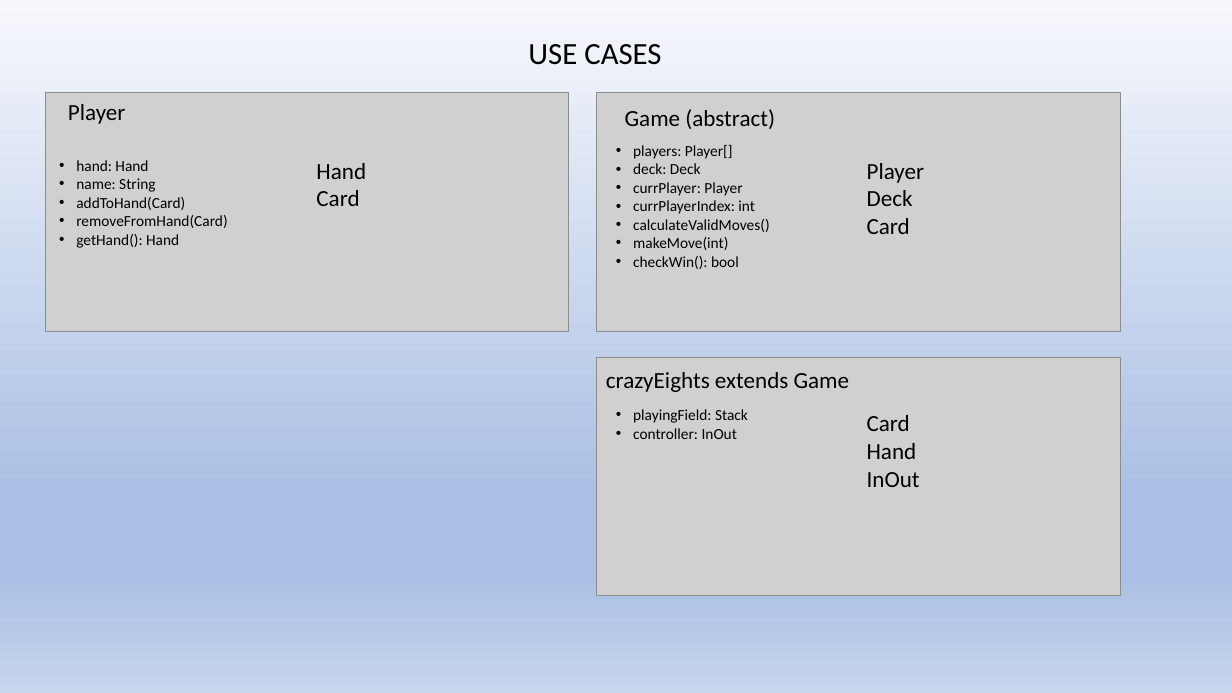
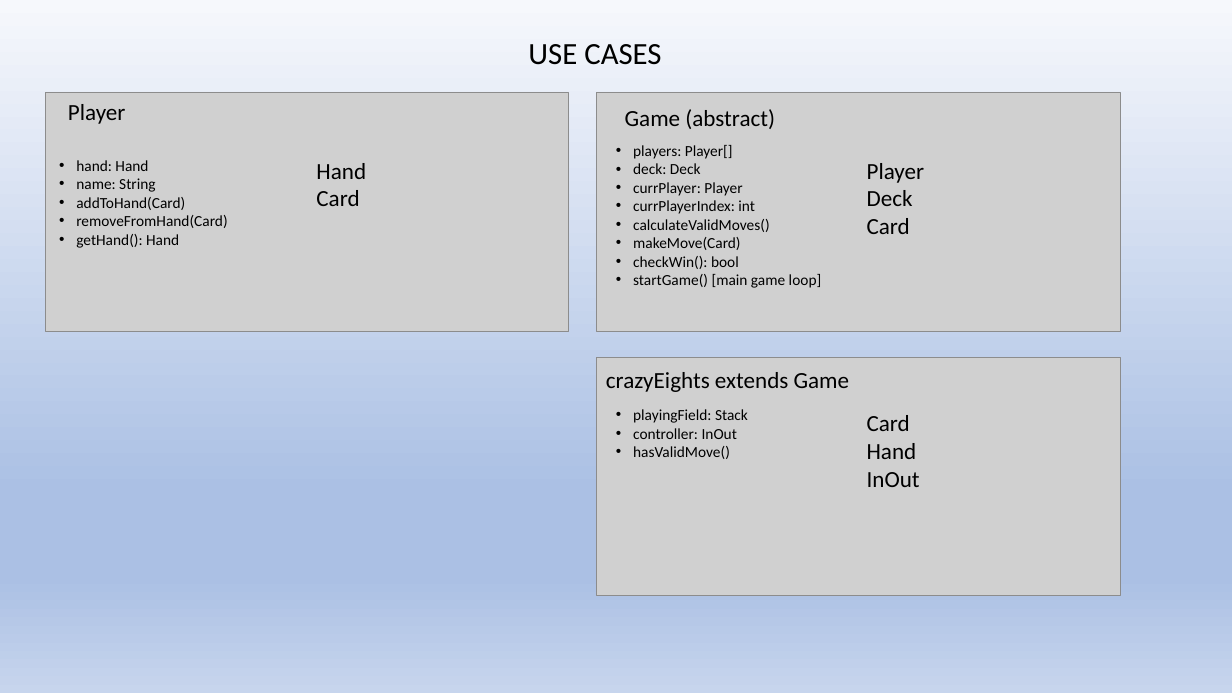
Before and after one commit to CSC207-UofT/course-project-the-losers-club, a slide deck: slide 2 of phase0/crccards.pptx. Drawn at 1232x693 pixels with LibreOffice and Linux fonts; fonts in the diff are those of the drawing; grey boxes stand for pictures. Boxes give left, top, right and bottom in pixels: in the first picture for what was removed or moved away, otherwise in the second. Text is boxed around its words. In the diff, an @@ line names an element or a change of style, - is before the commit and + after.

```diff
--- a/phase0/crccards.pptx
+++ b/phase0/crccards.pptx
@@ text at [633, 237, 741, 250]: text changed @@
-• makeMove(int)
+• makeMove(Card)
@@ text at [633, 274, 822, 288]: paragraph added @@
+• startGame() [main game loop]
@@ text at [633, 446, 730, 459]: paragraph added @@
+• hasValidMove()
```
Also in this commit, not shown: 1 other file.
